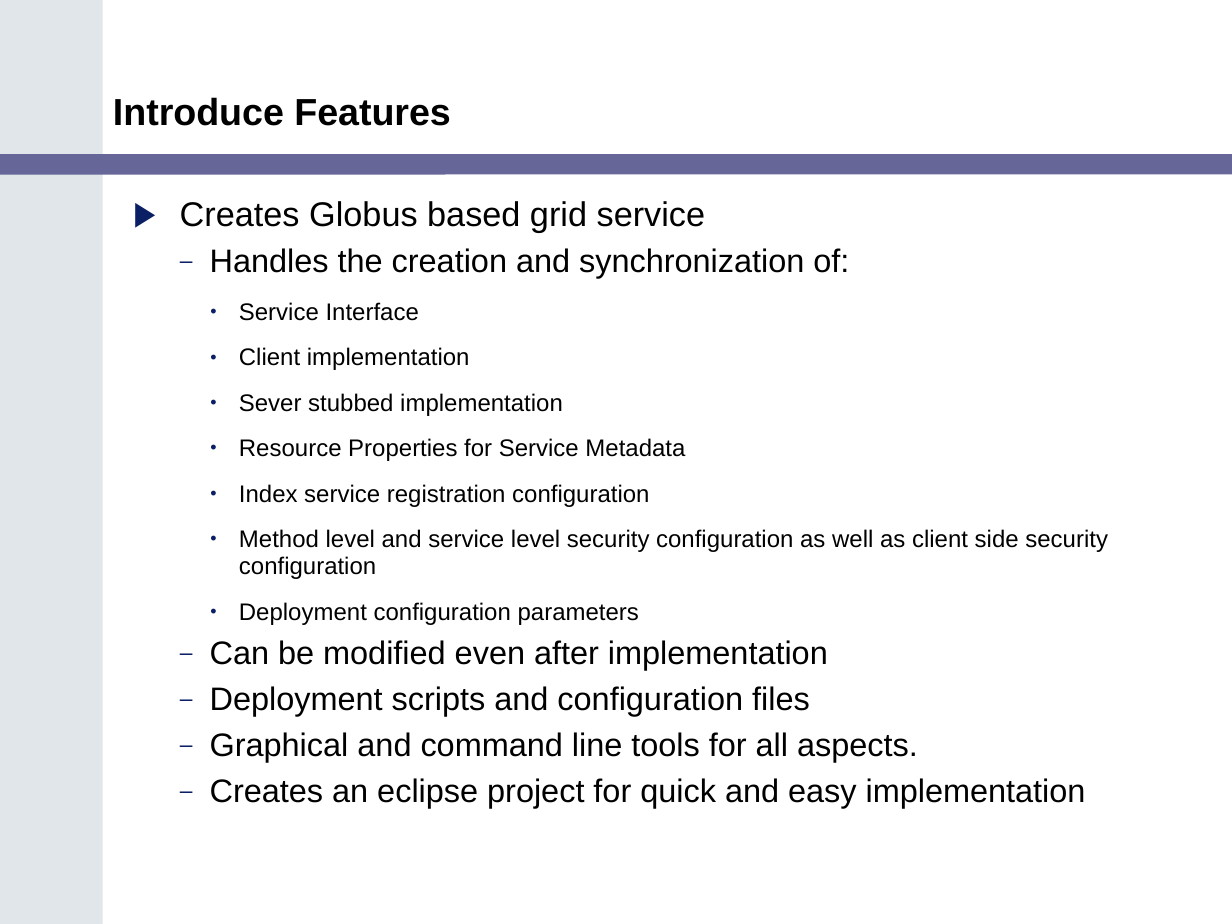
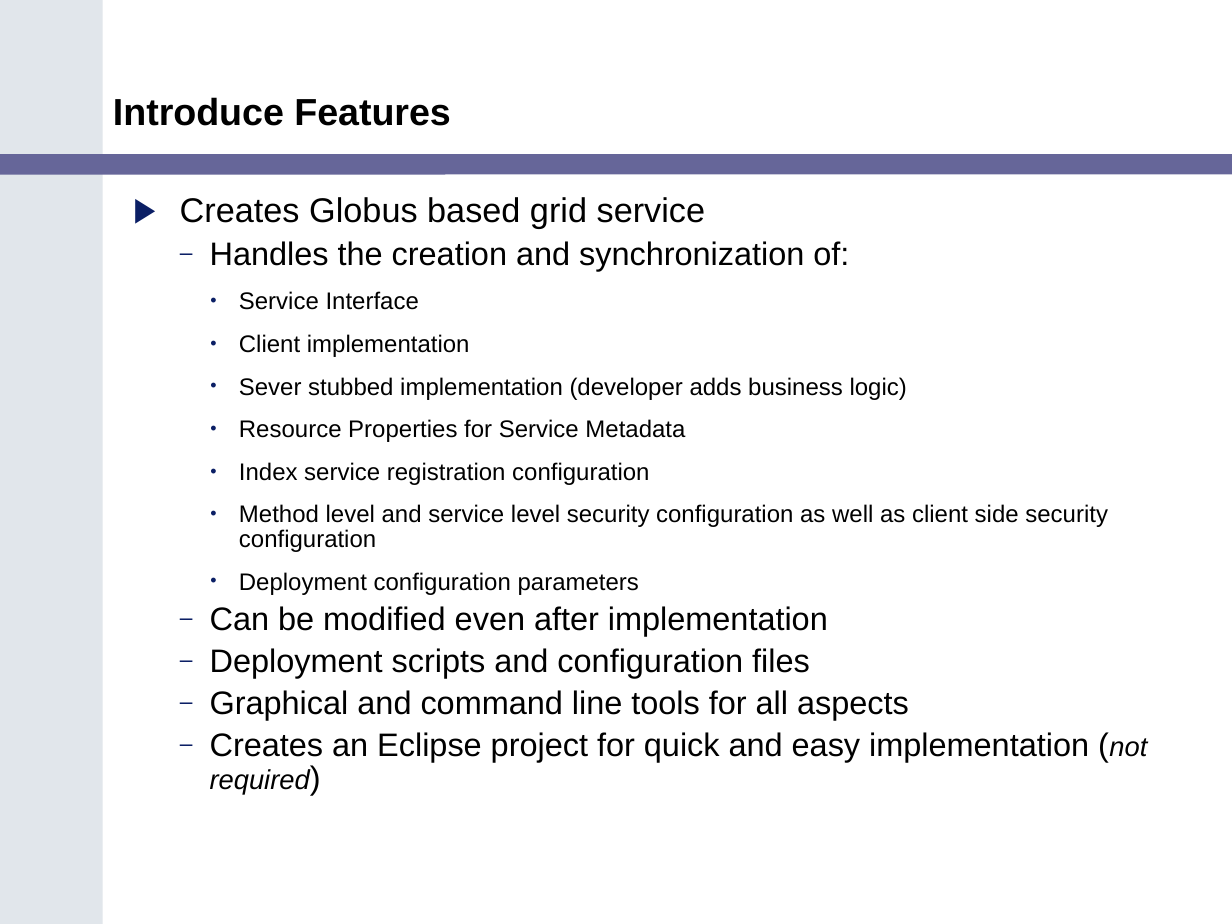
Before and after one commit to NCIP/cagrid-docs, a slide deck: slide 9 of presentations/200602_VCDE_ARCH/caGrid_Update_Arch_VCDE_Feb1.ppt. Drawn at 1232x924 pixels with LibreOffice and Linux fonts; fonts in the diff are those of the drawing; background and template pictures are left out. Boxes give left, top, right and bottom in pixels: in the first picture for what was removed or moved away, otherwise in the second. Text is boxed around its words. In the diff, an @@ line names an element or a change of style, - is before the commit and + after.

```diff
--- a/presentations/200602_VCDE_ARCH/caGrid_Update_Arch_VCDE_Feb1.ppt
+++ b/presentations/200602_VCDE_ARCH/caGrid_Update_Arch_VCDE_Feb1.ppt
@@ text at [180,197,1108,678]: line spacing 0.95 to 0.85 @@
@@ text at [239,377,907,400]: text changed @@
-    • Sever stubbed implementation
+    • Sever stubbed implementation (developer adds business logic)
@@ text at [210,690,1147,795]: text changed @@
-  – Graphical and command line tools for all aspects.
-  – Creates an eclipse project for quick and easy implementation
+  – Graphical and command line tools for all aspects
+  – Creates an Eclipse project for quick and easy implementation (not required)
```
Also in this commit, not shown: 5 other slides changed.
